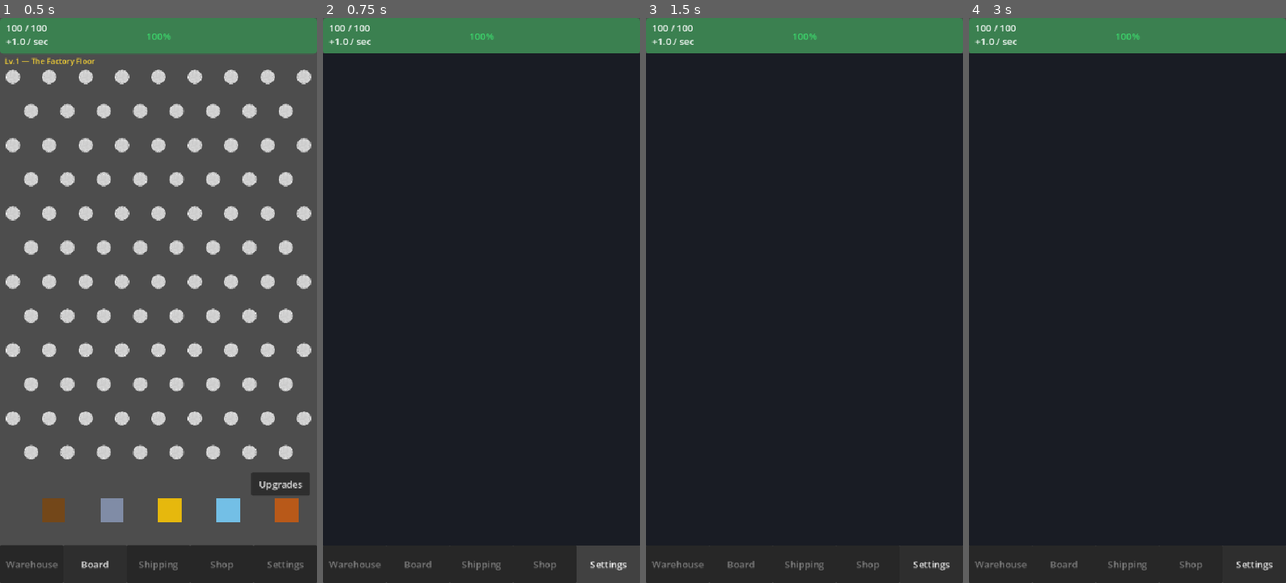
Above: before the commit, frames 1-4 (left to right).
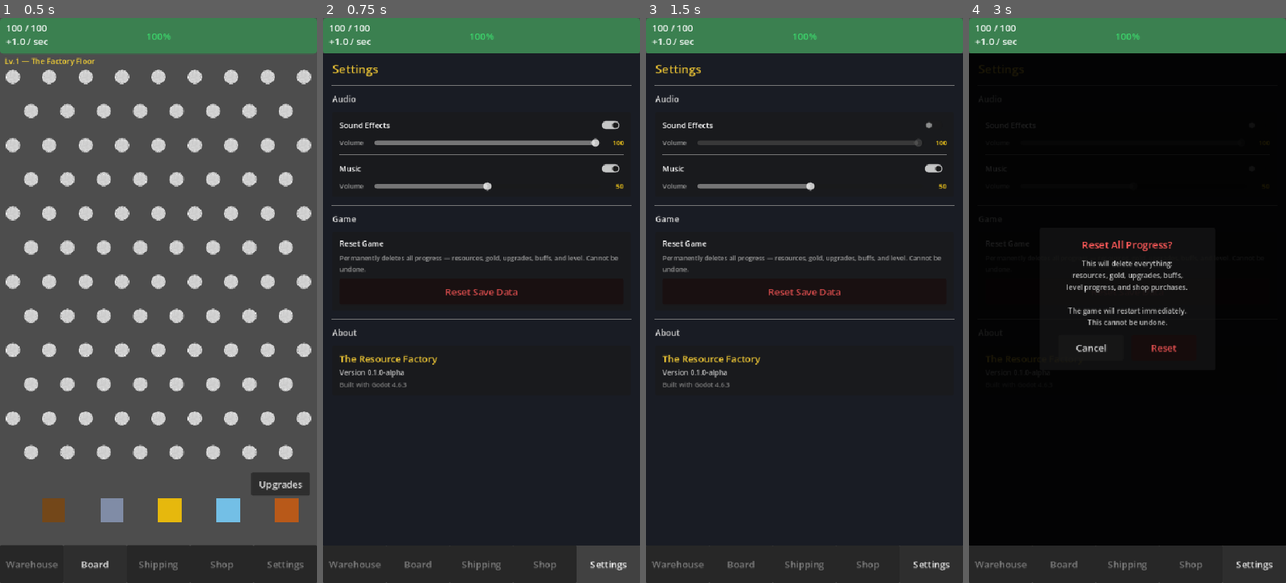
Above: after the commit, the same moments.

Repository: RafaelNTeixeira/ScrapFall
Game: Godot game, scene res://scenes/Main.tscn
The game is run twice, just before and just after one commit, with the same random seed, the same clock (stepped at 60 frames per second) and the same inputs.
Inputs (mouse positions are in pixels of both pictures, inside the frame that each line leads up to):
- Up to frame 1 (0.5 s): no input
- Up to frame 2 (0.75 s): click "Settings" at 0.5 s
- Up to frame 3 (1.5 s): click (934, 125) at 1.27 s
- Up to frame 4 (3 s): click (1257, 170) at 2.02 s; click (1127, 289) at 2.75 s, where only the run after the commit has a clickable "Reset Save Data"

Frame 1 is identical in both runs. In frame 2, 3.3% of the frame differs, in the area x 2-98%, y 8-66%; in frame 3, 3.2%; in frame 4, 74%, in the area x 0-100%, y 6-94%.

Commit message:
feat: Added setting section; Can update sound effects and musioc audio, reset game from scratch and about section

Diff:
--- a/scripts/AudioManager.gd
+++ b/scripts/AudioManager.gd
@@ -26,8 +26,10 @@
 # -----------------------------------------------------------------------------
 # Settings — toggled by SettingsUI (Phase 10)
 # -----------------------------------------------------------------------------
-var sfx_enabled:   bool = true
-var music_enabled: bool = true
+var sfx_enabled:    bool  = true
+var music_enabled:  bool  = true
+var sfx_volume_db:  float = 0.0    # applied per-play; range -80..0
+var music_volume_db: float = -6.0  # applied to _music_player
 
 # -----------------------------------------------------------------------------
 # Internal players
@@ -66,7 +68,7 @@
 	var player := _sfx_pool[_pool_index]
 	_pool_index = (_pool_index + 1) % SFX_POOL_SIZE
 	player.stream    = stream
-	player.volume_db = volume_db
+	player.volume_db = sfx_volume_db + volume_db   # master sfx vol + per-call offset
 	player.play()
 
 func play_music() -> void:
@@ -74,7 +76,8 @@
 		return
 	if _music_player.playing:
 		return
-	_music_player.stream = music_board
+	_music_player.stream    = music_board
+	_music_player.volume_db = music_volume_db
 	_music_player.play()
 
 func stop_music() -> void:
@@ -92,3 +95,11 @@
 		play_music()
 	else:
 		stop_music()
+
+func set_sfx_volume_db(db: float) -> void:
+	sfx_volume_db = db
+	# Running sounds keep their volume; new plays pick up sfx_volume_db automatically.
+
+func set_music_volume_db(db: float) -> void:
+	music_volume_db = db
+	_music_player.volume_db = db
--- a/scripts/SaveManager.gd
+++ b/scripts/SaveManager.gd
@@ -93,6 +93,11 @@
 		"contract_refresh_tokens": GameManager.contract_refresh_tokens,
 		"has_golden_drone":        GameManager.has_golden_drone,
 		"has_expanded_silos":      GameManager.has_expanded_silos,
+		# Audio settings
+		"sfx_enabled":    AudioManager.sfx_enabled,
+		"music_enabled":  AudioManager.music_enabled,
+		"sfx_volume_db":  AudioManager.sfx_volume_db,
+		"music_volume_db": AudioManager.music_volume_db,
 		# Offline timestamp — always written last so it's as fresh as possible
 		"quit_timestamp":     int(Time.get_unix_time_from_system()),
 	}
@@ -176,6 +181,15 @@
 		GameManager.has_golden_drone  = bool(data["has_golden_drone"])
 	if data.has("has_expanded_silos"):
 		GameManager.has_expanded_silos = bool(data["has_expanded_silos"])
+	# Audio settings — applied directly to AudioManager
+	if data.has("sfx_enabled"):
+		AudioManager.set_sfx_enabled(bool(data["sfx_enabled"]))
+	if data.has("music_enabled"):
+		AudioManager.set_music_enabled(bool(data["music_enabled"]))
+	if data.has("sfx_volume_db"):
+		AudioManager.set_sfx_volume_db(float(data["sfx_volume_db"]))
+	if data.has("music_volume_db"):
+		AudioManager.set_music_volume_db(float(data["music_volume_db"]))
 	# Dropper positions restored after Board is ready via call_deferred
 	if data.has("dropper_positions") and not data["dropper_positions"].is_empty():
 		call_deferred("_restore_droppers", data["dropper_positions"])
--- /dev/null
+++ b/scripts/SettingsUI.gd
@@ -0,0 +1,403 @@
+# =============================================================================
+# SettingsUI.gd
+# Injected into SettingsPanel by TabNavigator — all children built in code.
+#
+# Sections:
+#   Audio  — SFX / Music toggle + volume sliders
+#   Game   — Reset Save (with confirmation overlay)
+#   About  — version / engine info
+# =============================================================================
+extends Control
+
+# ---- Node refs --------------------------------------------------------------
+var _sfx_toggle:    CheckButton
+var _music_toggle:  CheckButton
+var _sfx_slider:    HSlider
+var _music_slider:  HSlider
+var _sfx_vol_lbl:   Label
+var _music_vol_lbl: Label
+var _confirm_overlay: Control = null
+
+# =============================================================================
+func _ready() -> void:
+	set_anchors_and_offsets_preset(Control.PRESET_FULL_RECT)
+	mouse_filter = Control.MOUSE_FILTER_STOP
+
+	var scroll := ScrollContainer.new()
+	scroll.set_anchors_and_offsets_preset(Control.PRESET_FULL_RECT)
+	add_child(scroll)
+
+	var margin := MarginContainer.new()
+	margin.size_flags_horizontal = Control.SIZE_EXPAND_FILL
+	margin.add_theme_constant_override("margin_left",   16)
+	margin.add_theme_constant_override("margin_right",  16)
+	margin.add_theme_constant_override("margin_top",    12)
+	margin.add_theme_constant_override("margin_bottom", 24)
+	scroll.add_child(margin)
+
+	var vbox := VBoxContainer.new()
+	vbox.size_flags_horizontal = Control.SIZE_EXPAND_FILL
+	vbox.add_theme_constant_override("separation", 12)
+	margin.add_child(vbox)
+
+	_build_page_header(vbox)
+	_build_section_label(vbox, "Audio")
+	_build_audio_section(vbox)
+	_build_section_label(vbox, "Game")
+	_build_game_section(vbox)
+	_build_section_label(vbox, "About")
+	_build_about_section(vbox)
+
+	_refresh_all()
+
+# =============================================================================
+# Layout helpers
+# =============================================================================
+func _build_page_header(parent: Control) -> void:
+	var lbl := Label.new()
+	lbl.text = "Settings"
+	lbl.add_theme_font_size_override("font_size", 20)
+	lbl.add_theme_color_override("font_color", Color(0.9, 0.75, 0.2))
+	parent.add_child(lbl)
+
+func _build_section_label(parent: Control, text: String) -> void:
+	parent.add_child(HSeparator.new())
+	var lbl := Label.new()
+	lbl.text = text
+	lbl.add_theme_font_size_override("font_size", 14)
+	lbl.add_theme_color_override("font_color", Color(0.85, 0.85, 0.85))
+	parent.add_child(lbl)
+
+# =============================================================================
+# Audio section
+# =============================================================================
+func _build_audio_section(parent: Control) -> void:
+	var card := PanelContainer.new()
+	parent.add_child(card)
+
+	var card_margin := MarginContainer.new()
+	card_margin.add_theme_constant_override("margin_left",   12)
+	card_margin.add_theme_constant_override("margin_right",  12)
+	card_margin.add_theme_constant_override("margin_top",    10)
+	card_margin.add_theme_constant_override("margin_bottom", 10)
+	card.add_child(card_margin)
+
+	var inner := VBoxContainer.new()
+	inner.add_theme_constant_override("separation", 10)
+	card_margin.add_child(inner)
+
+	# SFX row
+	var sfx_row := HBoxContainer.new()
+	sfx_row.add_theme_constant_override("separation", 10)
+	inner.add_child(sfx_row)
+
+	var sfx_lbl := Label.new()
+	sfx_lbl.text = "Sound Effects"
+	sfx_lbl.add_theme_font_size_override("font_size", 13)
+	sfx_lbl.size_flags_horizontal = Control.SIZE_EXPAND_FILL
+	sfx_lbl.size_flags_vertical   = Control.SIZE_SHRINK_CENTER
+	sfx_row.add_child(sfx_lbl)
+
+	_sfx_toggle = CheckButton.new()
+	_sfx_toggle.button_pressed = AudioManager.sfx_enabled
+	_sfx_toggle.toggled.connect(_on_sfx_toggled)
+	sfx_row.add_child(_sfx_toggle)
+
+	# SFX volume row
+	var sfx_vol_row := HBoxContainer.new()
+	sfx_vol_row.add_theme_constant_override("separation", 8)
+	inner.add_child(sfx_vol_row)
+
+	var sfx_vol_lbl_title := Label.new()
+	sfx_vol_lbl_title.text = "Volume"
+	sfx_vol_lbl_title.add_theme_font_size_override("font_size", 11)
+	sfx_vol_lbl_title.add_theme_color_override("font_color", Color(0.6, 0.6, 0.6))
+	sfx_vol_lbl_title.custom_minimum_size = Vector2(52.0, 0.0)
+	sfx_vol_lbl_title.size_flags_vertical = Control.SIZE_SHRINK_CENTER
+	sfx_vol_row.add_child(sfx_vol_lbl_title)
+
+	_sfx_slider = HSlider.new()
+	_sfx_slider.min_value = 0
+	_sfx_slider.max_value = 100
+	_sfx_slider.step      = 1
+	_sfx_slider.value     = _db_to_slider(AudioManager.sfx_volume_db)
+	_sfx_slider.size_flags_horizontal = Control.SIZE_EXPAND_FILL
+	_sfx_slider.size_flags_vertical   = Control.SIZE_SHRINK_CENTER
+	_sfx_slider.value_changed.connect(_on_sfx_volume_changed)
+	sfx_vol_row.add_child(_sfx_slider)
+
+	_sfx_vol_lbl = Label.new()
+	_sfx_vol_lbl.add_theme_font_size_override("font_size", 11)
+	_sfx_vol_lbl.add_theme_color_override("font_color", Color(1.0, 0.82, 0.1))
+	_sfx_vol_lbl.custom_minimum_size = Vector2(32.0, 0.0)
+	_sfx_vol_lbl.horizontal_alignment = HORIZONTAL_ALIGNMENT_RIGHT
+	_sfx_vol_lbl.size_flags_vertical  = Control.SIZE_SHRINK_CENTER
+	sfx_vol_row.add_child(_sfx_vol_lbl)
+
+	# Separator
+	inner.add_child(HSeparator.new())
+
+	# Music row
+	var music_row := HBoxContainer.new()
+	music_row.add_theme_constant_override("separation", 10)
+	inner.add_child(music_row)
+
+	var music_lbl := Label.new()
+	music_lbl.text = "Music"
+	music_lbl.add_theme_font_size_override("font_size", 13)
+	music_lbl.size_flags_horizontal = Control.SIZE_EXPAND_FILL
+	music_lbl.size_flags_vertical   = Control.SIZE_SHRINK_CENTER
+	music_row.add_child(music_lbl)
+
+	_music_toggle = CheckButton.new()
+	_music_toggle.button_pressed = AudioManager.music_enabled
+	_music_toggle.toggled.connect(_on_music_toggled)
+	music_row.add_child(_music_toggle)
+
+	# Music volume row
+	var music_vol_row := HBoxContainer.new()
+	music_vol_row.add_theme_constant_override("separation", 8)
+	inner.add_child(music_vol_row)
+
+	var music_vol_lbl_title := Label.new()
+	music_vol_lbl_title.text = "Volume"
+	music_vol_lbl_title.add_theme_font_size_override("font_size", 11)
+	music_vol_lbl_title.add_theme_color_override("font_color", Color(0.6, 0.6, 0.6))
+	music_vol_lbl_title.custom_minimum_size = Vector2(52.0, 0.0)
+	music_vol_lbl_title.size_flags_vertical = Control.SIZE_SHRINK_CENTER
+	music_vol_row.add_child(music_vol_lbl_title)
+
+	_music_slider = HSlider.new()
+	_music_slider.min_value = 0
+	_music_slider.max_value = 100
+	_music_slider.step      = 1
+	_music_slider.value     = _db_to_slider(AudioManager.music_volume_db)
+	_music_slider.size_flags_horizontal = Control.SIZE_EXPAND_FILL
+	_music_slider.size_flags_vertical   = Control.SIZE_SHRINK_CENTER
+	_music_slider.value_changed.connect(_on_music_volume_changed)
+	music_vol_row.add_child(_music_slider)
+
+	_music_vol_lbl = Label.new()
+	_music_vol_lbl.add_theme_font_size_override("font_size", 11)
+	_music_vol_lbl.add_theme_color_override("font_color", Color(1.0, 0.82, 0.1))
+	_music_vol_lbl.custom_minimum_size = Vector2(32.0, 0.0)
+	_music_vol_lbl.horizontal_alignment = HORIZONTAL_ALIGNMENT_RIGHT
+	_music_vol_lbl.size_flags_vertical  = Control.SIZE_SHRINK_CENTER
+	music_vol_row.add_child(_music_vol_lbl)
+
+# =============================================================================
+# Game section
+# =============================================================================
+func _build_game_section(parent: Control) -> void:
+	var card := PanelContainer.new()
+	parent.add_child(card)
+
+	var card_margin := MarginContainer.new()
+	card_margin.add_theme_constant_override("margin_left",   12)
+	card_margin.add_theme_constant_override("margin_right",  12)
+	card_margin.add_theme_constant_override("margin_top",    10)
+	card_margin.add_theme_constant_override("margin_bottom", 10)
+	card.add_child(card_margin)
+
+	var inner := VBoxContainer.new()
+	inner.add_theme_constant_override("separation", 8)
+	card_margin.add_child(inner)
+
+	var reset_title := Label.new()
+	reset_title.text = "Reset Game"
+	reset_title.add_theme_font_size_override("font_size", 13)
+	inner.add_child(reset_title)
+
+	var reset_desc := Label.new()
+	reset_desc.text = "Permanently deletes all progress — resources, gold, upgrades, buffs, and level. Cannot be undone."
+	reset_desc.add_theme_font_size_override("font_size", 11)
+	reset_desc.add_theme_color_override("font_color", Color(0.6, 0.6, 0.6))
+	reset_desc.autowrap_mode = TextServer.AUTOWRAP_WORD_SMART
+	inner.add_child(reset_desc)
+
+	var reset_btn := Button.new()
+	reset_btn.text = "Reset Save Data"
+	reset_btn.custom_minimum_size = Vector2(0.0, 44.0)
+	reset_btn.modulate = Color(1.0, 0.35, 0.35)
+	reset_btn.pressed.connect(_on_reset_pressed)
+	inner.add_child(reset_btn)
+
+# =============================================================================
+# About section
+# =============================================================================
+func _build_about_section(parent: Control) -> void:
+	var card := PanelContainer.new()
+	parent.add_child(card)
+
+	var card_margin := MarginContainer.new()
+	card_margin.add_theme_constant_override("margin_left",   12)
+	card_margin.add_theme_constant_override("margin_right",  12)
+	card_margin.add_theme_constant_override("margin_top",    10)
+	card_margin.add_theme_constant_override("margin_bottom", 10)
+	card.add_child(card_margin)
+
+	var vbox := VBoxContainer.new()
+	vbox.add_theme_constant_override("separation", 4)
+	card_margin.add_child(vbox)
+
+	var lines: Array = [
+		["The Resource Factory",   16, Color(0.9, 0.75, 0.2)],
+		["Version 0.1.0-alpha",    12, Color(0.75, 0.75, 0.75)],
+		["Built with Godot 4.6.3", 11, Color(0.5, 0.5, 0.5)],
+	]
+	for entry in lines:
+		var lbl := Label.new()
+		lbl.text = entry[0] as String
+		lbl.add_theme_font_size_override("font_size", entry[1] as int)
+		lbl.add_theme_color_override("font_color", entry[2] as Color)
+		vbox.add_child(lbl)
+
+# =============================================================================
+# Refresh
+# =============================================================================
+func _refresh_all() -> void:
+	if _sfx_toggle:
+		_sfx_toggle.button_pressed  = AudioManager.sfx_enabled
+	if _music_toggle:
+		_music_toggle.button_pressed = AudioManager.music_enabled
+	if _sfx_slider:
+		_sfx_slider.value  = _db_to_slider(AudioManager.sfx_volume_db)
+	if _music_slider:
+		_music_slider.value = _db_to_slider(AudioManager.music_volume_db)
+	_update_vol_labels()
+	_update_slider_states()
+
+func _update_vol_labels() -> void:
+	if _sfx_vol_lbl:
+		_sfx_vol_lbl.text   = "%d" % int(_sfx_slider.value if _sfx_slider else 0)
+	if _music_vol_lbl:
+		_music_vol_lbl.text = "%d" % int(_music_slider.value if _music_slider else 0)
+
+func _update_slider_states() -> void:
+	var sfx_on:   bool = AudioManager.sfx_enabled
+	var music_on: bool = AudioManager.music_enabled
+	if _sfx_slider:
+		_sfx_slider.editable   = sfx_on
+		_sfx_slider.modulate   = Color.WHITE if sfx_on else Color(0.45, 0.45, 0.45)
+	if _music_slider:
+		_music_slider.editable  = music_on
+		_music_slider.modulate  = Color.WHITE if music_on else Color(0.45, 0.45, 0.45)
+
+# =============================================================================
+# Audio handlers
+# =============================================================================
+func _on_sfx_toggled(pressed: bool) -> void:
+	AudioManager.set_sfx_enabled(pressed)
+	_update_slider_states()
+	SaveManager.save()
+
+func _on_music_toggled(pressed: bool) -> void:
+	AudioManager.set_music_enabled(pressed)
+	_update_slider_states()
+	SaveManager.save()
+
+func _on_sfx_volume_changed(value: float) -> void:
+	AudioManager.set_sfx_volume_db(_slider_to_db(value))
+	_update_vol_labels()
+	SaveManager.save()
+
+func _on_music_volume_changed(value: float) -> void:
+	AudioManager.set_music_volume_db(_slider_to_db(value))
+	_update_vol_labels()
+	SaveManager.save()
+
+# =============================================================================
+# Reset Save — two-step confirmation overlay
+# =============================================================================
+func _on_reset_pressed() -> void:
+	if _confirm_overlay and is_instance_valid(_confirm_overlay):
+		return   # already showing
+
+	_confirm_overlay = Control.new()
+	_confirm_overlay.set_anchors_and_offsets_preset(Control.PRESET_FULL_RECT)
+	_confirm_overlay.mouse_filter = Control.MOUSE_FILTER_STOP
+
+	var bg := ColorRect.new()
+	bg.set_anchors_and_offsets_preset(Control.PRESET_FULL_RECT)
+	bg.color        = Color(0.0, 0.0, 0.0, 0.88)
+	bg.mouse_filter = Control.MOUSE_FILTER_IGNORE
+	_confirm_overlay.add_child(bg)
+
+	var center := CenterContainer.new()
+	center.set_anchors_and_offsets_preset(Control.PRESET_FULL_RECT)
+	center.mouse_filter = Control.MOUSE_FILTER_IGNORE
+	_confirm_overlay.add_child(center)
+
+	var card := PanelContainer.new()
+	card.custom_minimum_size = Vector2(300.0, 0.0)
+	card.mouse_filter        = Control.MOUSE_FILTER_STOP
+	center.add_child(card)
+
+	var card_margin := MarginContainer.new()
+	card_margin.add_theme_constant_override("margin_left",   16)
+	card_margin.add_theme_constant_override("margin_right",  16)
+	card_margin.add_theme_constant_override("margin_top",    16)
+	card_margin.add_theme_constant_override("margin_bottom", 16)
+	card.add_child(card_margin)
+
+	var vbox := VBoxContainer.new()
+	vbox.add_theme_constant_override("separation", 12)
+	card_margin.add_child(vbox)
+
+	var title := Label.new()
+	title.text                 = "Reset All Progress?"
+	title.horizontal_alignment = HORIZONTAL_ALIGNMENT_CENTER
+	title.add_theme_font_size_override("font_size", 17)
+	title.add_theme_color_override("font_color", Color(1.0, 0.35, 0.35))
+	vbox.add_child(title)
+
+	var body := Label.new()
+	body.text                 = "This will delete everything:\nresources, gold, upgrades, buffs,\nlevel progress, and shop purchases.\n\nThe game will restart immediately.\nThis cannot be undone."
+	body.horizontal_alignment = HORIZONTAL_ALIGNMENT_CENTER
+	body.add_theme_font_size_override("font_size", 12)
+	body.add_theme_color_override("font_color", Color(0.75, 0.75, 0.75))
+	body.autowrap_mode = TextServer.AUTOWRAP_WORD_SMART
+	vbox.add_child(body)
+
+	var btn_row := HBoxContainer.new()
+	btn_row.alignment = BoxContainer.ALIGNMENT_CENTER
+	btn_row.add_theme_constant_override("separation", 14)
+	vbox.add_child(btn_row)
+
+	var cancel_btn := Button.new()
+	cancel_btn.text               = "Cancel"
+	cancel_btn.custom_minimum_size = Vector2(110.0, 44.0)
+	cancel_btn.pressed.connect(func():
+		_confirm_overlay.queue_free()
+		_confirm_overlay = null
+	)
+	btn_row.add_child(cancel_btn)
+
+	var confirm_btn := Button.new()
+	confirm_btn.text               = "Reset"
+	confirm_btn.custom_minimum_size = Vector2(110.0, 44.0)
+	confirm_btn.modulate           = Color(1.0, 0.35, 0.35)
+	confirm_btn.pressed.connect(_do_reset)
+	btn_row.add_child(confirm_btn)
+
+	# Add to our parent (SettingsPanel) so it sits above the scroll container
+	get_parent().add_child(_confirm_overlay)
+
+func _do_reset() -> void:
+	SaveManager.delete_save()
+	get_tree().reload_current_scene()
+
+# =============================================================================
+# Volume conversion helpers
+# =============================================================================
+# Slider range 0–100 → dB.  Slider 0 = silent (−80 dB), 100 = full (0 dB).
+func _slider_to_db(value: float) -> float:
+	if value <= 0.0:
+		return -80.0
+	return linear_to_db(value / 100.0)
+
+# dB → slider range 0–100
+func _db_to_slider(db: float) -> float:
+	if db <= -80.0:
+		return 0.0
+	return clampf(db_to_linear(db) * 100.0, 0.0, 100.0)
--- a/scripts/TabNavigator.gd
+++ b/scripts/TabNavigator.gd
@@ -121,6 +121,10 @@
 	var shop_ui: Node = load("res://scripts/ShopUI.gd").new()
 	_panel_shop.add_child(shop_ui)
 
+	# Attach SettingsUI to SettingsPanel
+	var settings_ui: Node = load("res://scripts/SettingsUI.gd").new()
+	_panel_settings.add_child(settings_ui)
+
 	# Inject LevelIndicator into BoardPanel
 	var level_ind: Node = load("res://scripts/LevelIndicator.gd").new()
 	_panel_board.add_child(level_ind)
Not shown, added: scripts/SettingsUI.gd.uid
